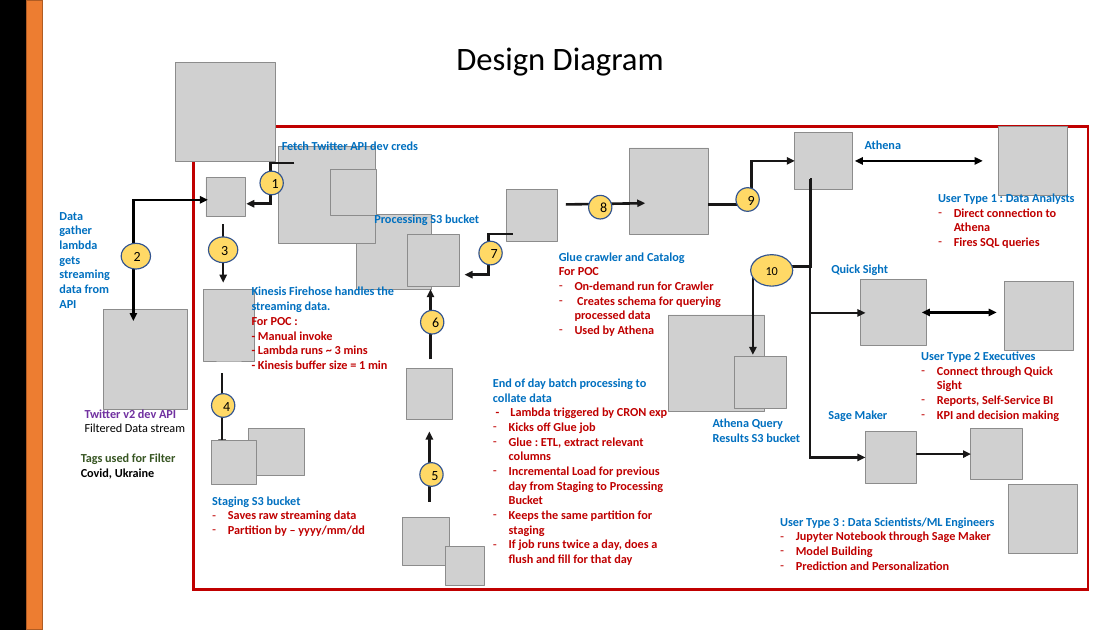
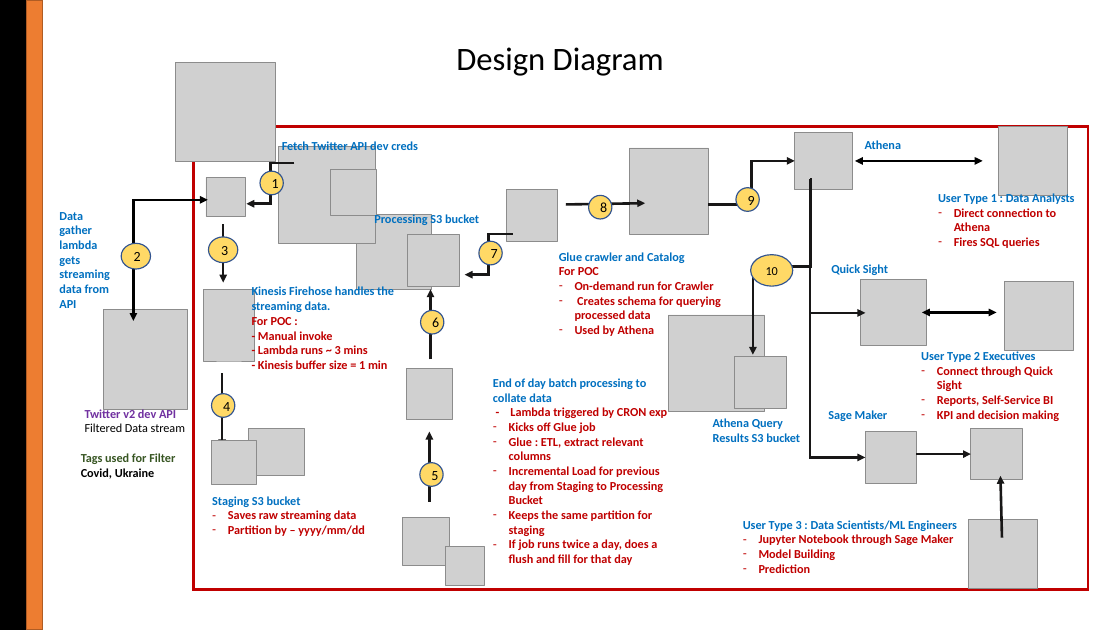
Before and after one commit to CodeChelsea27/twitter-streaming-data, a slide deck: slide 3 of Twitter Data Pipeline POC.pptx. Drawn at 1120x630 pixels with LibreOffice and Linux fonts; fonts in the diff are those of the drawing; grey boxes stand for pictures. Boxes give left, top, right and bottom in pixels: in the first picture for what was removed or moved away, otherwise in the second. Text is boxed around its words. In the diff, an @@ line names an element or a change of style, - is before the commit and + after.

```diff
--- a/Twitter Data Pipeline POC.pptx
+++ b/Twitter Data Pipeline POC.pptx
@@ arrow added from (1002, 538) to (1001, 476), #181717 2.25 pt @@
@@ text "User Type 3 : Data ..." moved from (x1=780, y1=517, x2=994, y2=570) to (x1=743, y1=520, x2=957, y2=573) @@
@@ picture moved from (x1=1009, y1=485, x2=1078, y2=554) to (x1=969, y1=519, x2=1038, y2=588) @@
@@ text at (x1=759, y1=564, x2=811, y2=573): text changed @@
-– Prediction and Personalization
+– Prediction
```
Also in this commit, not shown: 1 other slide changed.
